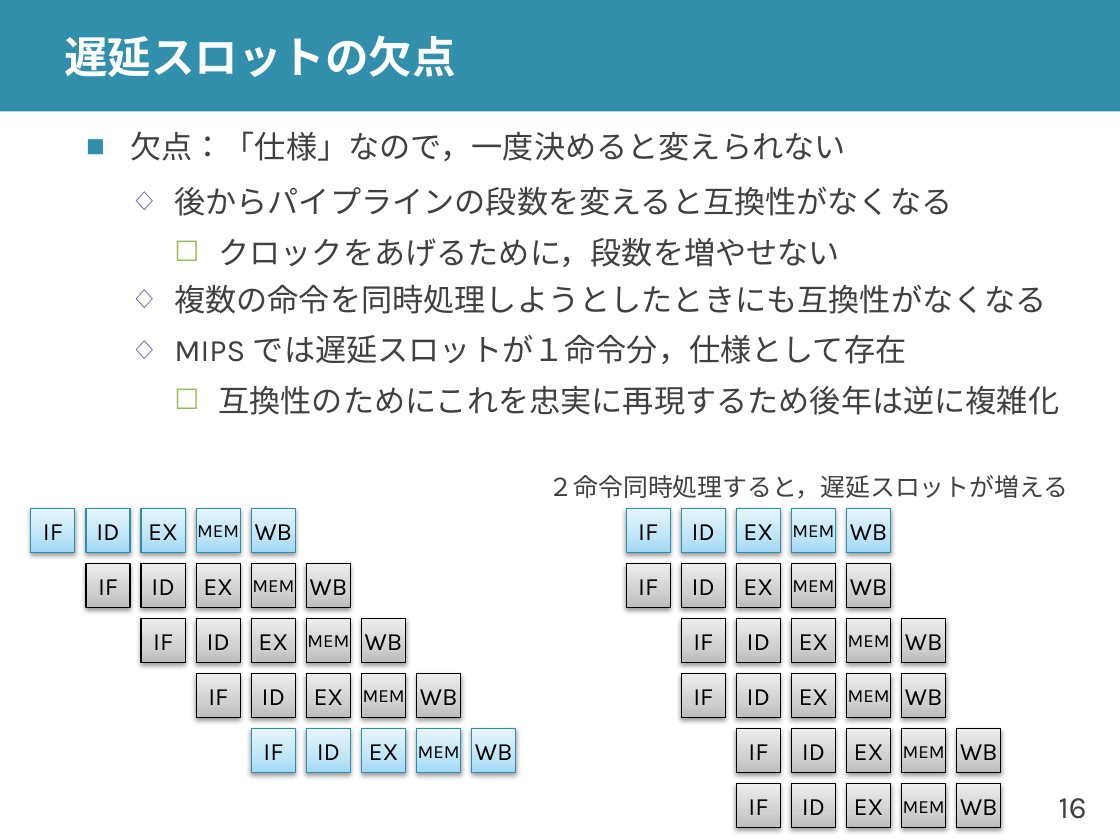
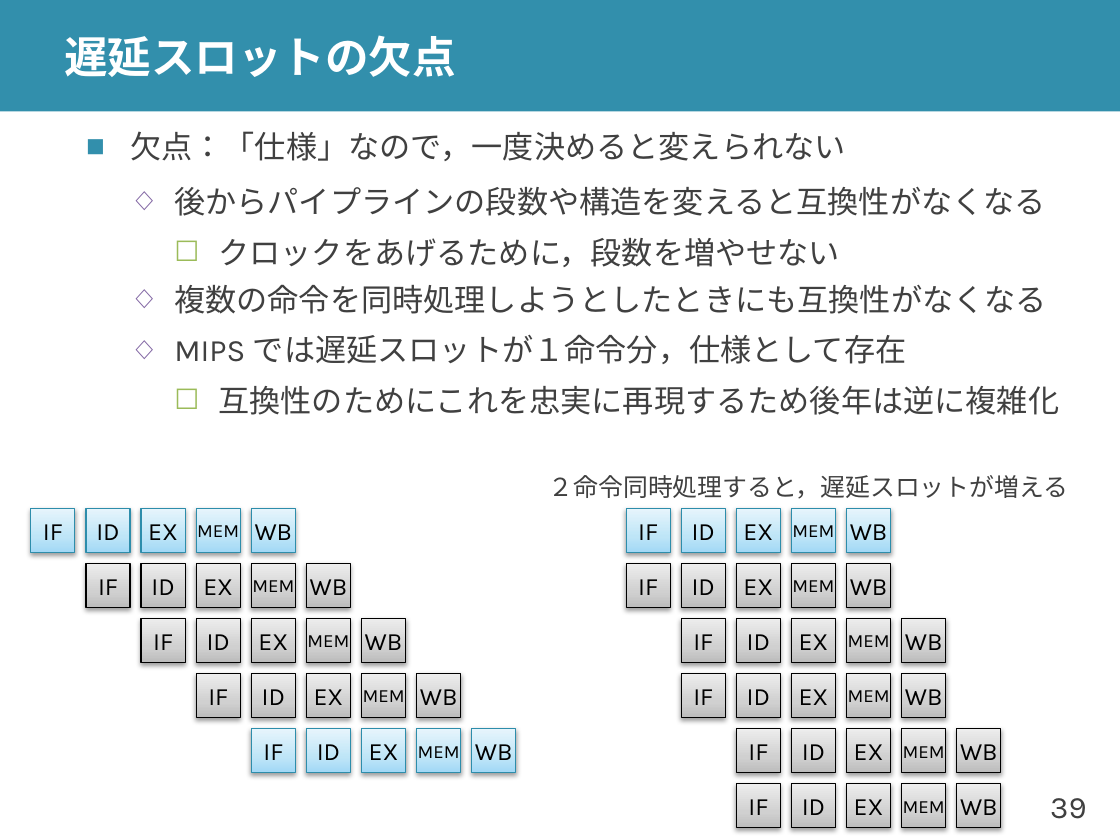
Before and after one commit to shioyadan/advanced-computer-organization, a slide deck: slide 39 of aco-shioya-05.pptx (slide 16 before the commit). Drawn at 1120x840 pixels with LibreOffice and Linux fonts; fonts in the diff are those of the drawing. Boxes give left, top, right and bottom in pixels: in the first picture for what was removed or moved away, otherwise in the second. Text is boxed around its words. In the diff, an @@ line names an element or a change of style, - is before the commit and + after.

```diff
--- a/aco-shioya-05.pptx
+++ b/aco-shioya-05.pptx
@@ text at (x1=174, y1=187, x2=1046, y2=216): text changed @@
-  ◇ 後からパイプラインの段数を変えると互換性がなくなる
+  ◇ 後からパイプラインの段数や構造を変えると互換性がなくなる
@@ page number at (x1=1050, y1=798, x2=1086, y2=819): text changed @@
-16
+39
```
Also in this commit, not shown: 17 other slides changed, 23 slides added, 1 other file.
